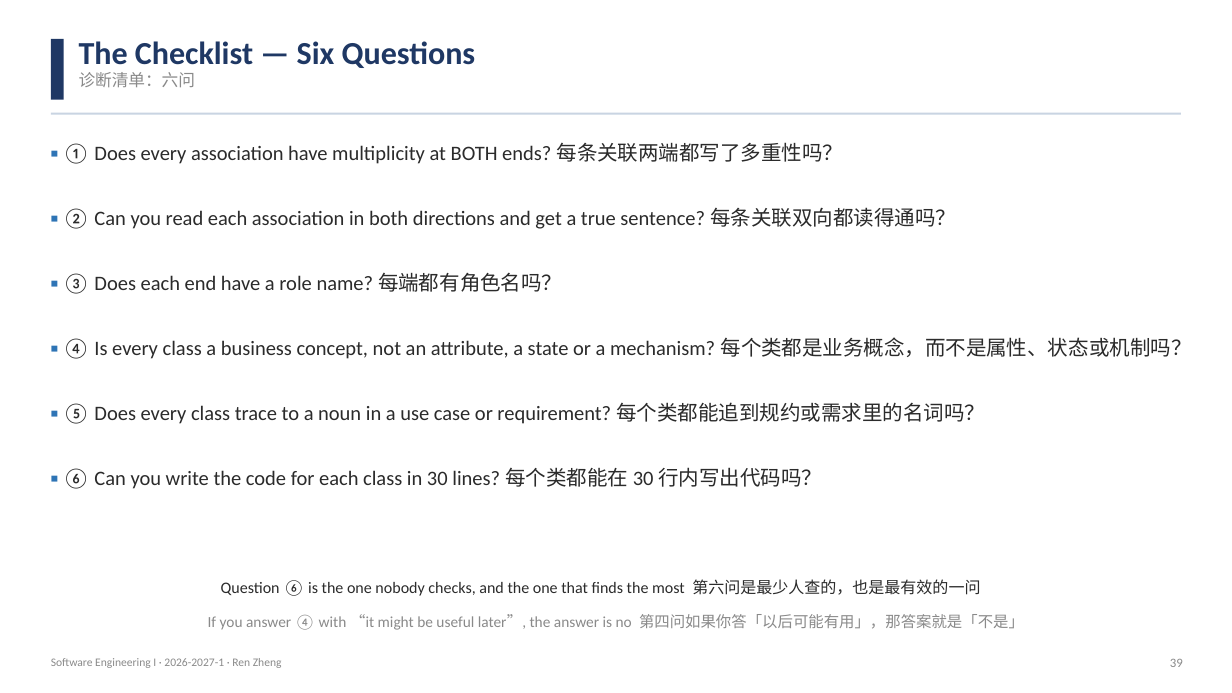
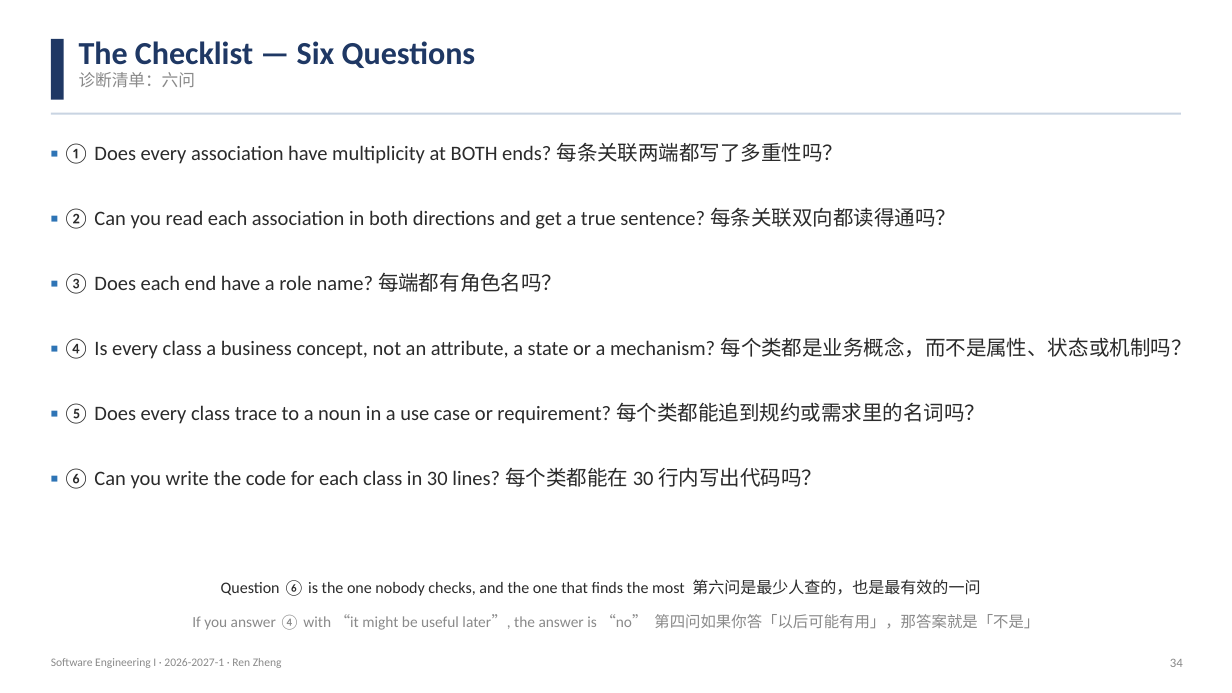
Before and after one commit to klausren/software-engineering-course, a slide deck: slide 34 of 01-slides/W09-Requirements-Modeling-Domain-Model.pptx (slide 39 before the commit). Drawn at 1232x693 pixels with LibreOffice and Linux fonts; fonts in the diff are those of the drawing. Boxes give left, top, right and bottom in pixels: in the first picture for what was removed or moved away, otherwise in the second. Text is boxed around its words. In the diff, an @@ line names an element or a change of style, - is before the commit and + after.

```diff
--- a/01-slides/W09-Requirements-Modeling-Domain-Model.pptx
+++ b/01-slides/W09-Requirements-Modeling-Domain-Model.pptx
@@ text at [192, 614, 1039, 630]: text changed @@
-If you answer ④ with “it might be useful later”, the answer is no 第四问如果你答「以后可能有用」，那答案就是「不是」
+If you answer ④ with “it might be useful later”, the answer is “no” 第四问如果你答「以后可能有用」，那答案就是「不是」
@@ text at [1170, 659, 1183, 667]: text changed @@
-39
+34
```
Also in this commit, not shown: 25 other slides changed, 6 slides added, 10 slides removed.
